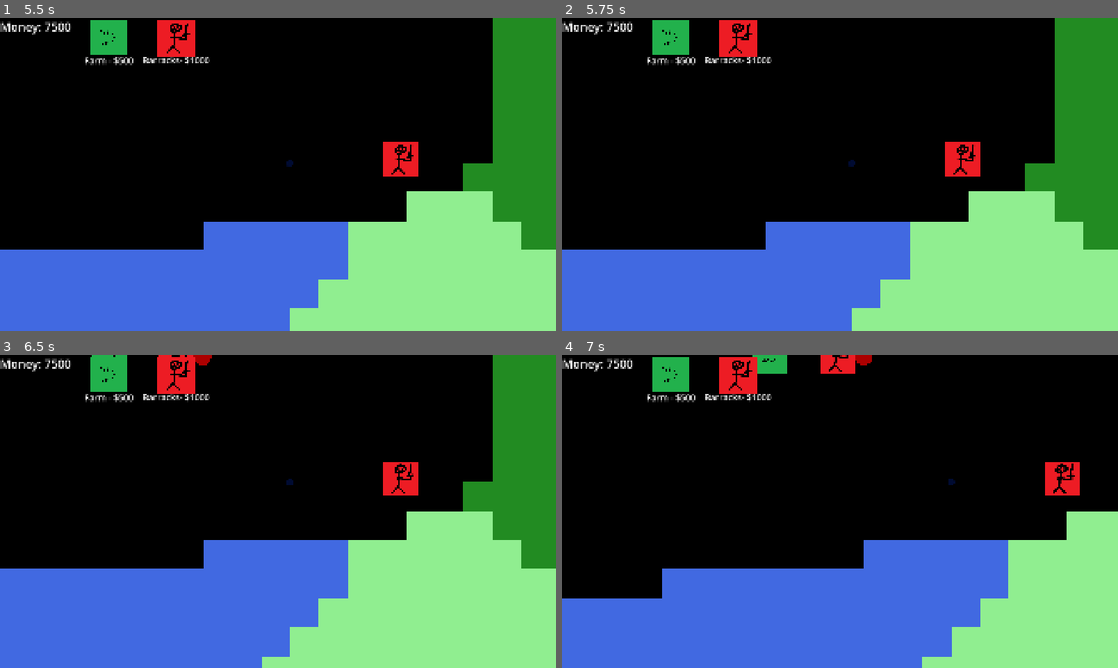
Above: before the commit, frames 1-4 (two rows, left to right).
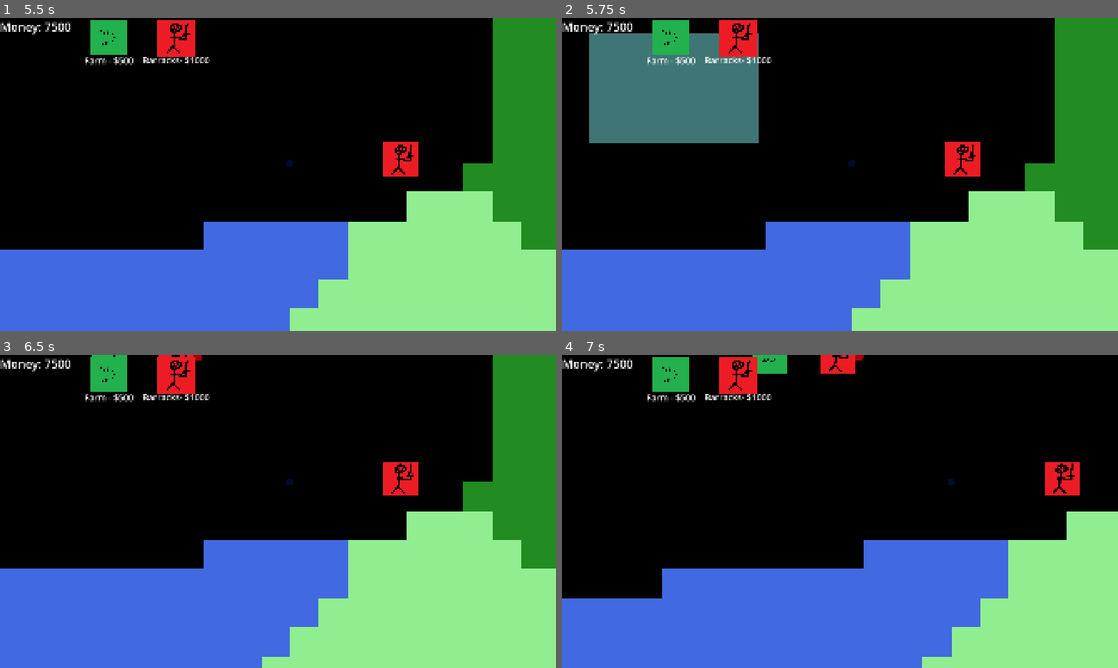
Above: after the commit, the same moments.

Repository: NathanBerglas/ROR-Testing
Game: Godot game, scene res://scenes/main.tscn
Two runs of this game, one before a commit and one after it. Both use one fixed random seed, a clock stepped at 60 frames per second and the inputs below.
Inputs (mouse positions are in pixels of both pictures, inside the frame that each line leads up to):
- Up to frame 1 (5.5 s): click (105, 36) at 0.5 s; click (177, 36) at 1.25 s; click (105, 36) at 2 s; click (177, 36) at 2.75 s; click (105, 36) at 3.5 s; click (177, 36) at 4.25 s; tap Enter at 5 s; move the mouse to (400, 158) at 5.02 s; press the mouse at (400, 158) at 5.03 s
- Up to frame 2 (5.75 s): no input
- Up to frame 3 (6.5 s): move the mouse to (166, 527) at 5.77 s; release the mouse at (166, 527) at 5.78 s; tap S (move_camera_down) at 5.85 s; click (166, 527) at 6.05 s
- Up to frame 4 (7 s): move the mouse to (895, 442) at 6.52 s; hold A (move_camera_left) from 6.53 s (still down); click (895, 442) at 6.8 s

Frame 1 is identical in both runs. In frame 2, 9.7% of the frame differs, in the area x 4-36%, y 4-40%; in frame 3, less than 0.1%; in frame 4, less than 0.1%.

Commit message:
Added cool rectangle selection box

Diff:
--- a/scenes/Meeples/meepleControl.tscn
+++ b/scenes/Meeples/meepleControl.tscn
@@ -15,3 +15,10 @@
 position = Vector2(1000, 500)
 scale = Vector2(0.2, 0.2)
 texture = ExtResource("3_hkl3t")
+
+[node name="ColorRect" type="ColorRect" parent="."]
+modulate = Color(0.537255, 1, 1, 0.458824)
+offset_left = 92.0
+offset_top = 49.0
+offset_right = 678.0
+offset_bottom = 432.0
--- a/scenes/prefabs/meeple.tscn
+++ b/scenes/prefabs/meeple.tscn
@@ -6,8 +6,8 @@
 [sub_resource type="PhysicsMaterial" id="PhysicsMaterial_y4nmv"]
 friction = 0.0
 
-[sub_resource type="RectangleShape2D" id="RectangleShape2D_y4nmv"]
-size = Vector2(66, 66)
+[sub_resource type="CircleShape2D" id="CircleShape2D_y4nmv"]
+radius = 16.0312
 
 [node name="Meeple" type="Node2D" node_paths=PackedStringArray("sprite")]
 script = ExtResource("1_y4nmv")
@@ -20,10 +20,10 @@
 linear_damp = 2.0
 
 [node name="CollisionShape2D" type="CollisionShape2D" parent="RigidBody2D"]
-shape = SubResource("RectangleShape2D_y4nmv")
+shape = SubResource("CircleShape2D_y4nmv")
 
 [node name="Sprite2D" type="Sprite2D" parent="RigidBody2D"]
 texture_filter = 1
 texture_repeat = 1
-scale = Vector2(0.5, 0.5)
+scale = Vector2(0.25, 0.25)
 texture = ExtResource("1_qxbsp")
--- a/scripts/Buildings/barracks.gd
+++ b/scripts/Buildings/barracks.gd
@@ -18,12 +18,7 @@
 	if spawnTimer >= 5:
 		var instance = p.meeple_prefab.instantiate()
 
-		# Set instance's data
-		#instance.set_global_position(self.get_global_position())
-		#print("Barracks here: " + str(self.get_global_position()))
-		# Create instance
-		#print("Meeple here: " + str(instance.get_global_position()))
 		add_child(instance)
 		p.group[0].push_back(instance)
-		#print("Meeple here: " + str(instance.get_global_position()))
+
 		spawnTimer = 0
--- a/scripts/Meeples/meeple.gd
+++ b/scripts/Meeples/meeple.gd
@@ -10,12 +10,10 @@
 var selected = false #Determines if a meeple is selected
 var dest = null #destination of a meeple
 
+var size = 1 #Size of the ARMY hashtag troops slay
 
 var min_distance = 9 # Squared
-func _ready():
-	print("Spawned meeple: " + str(self.get_global_position()))
 
-#var target = Vector2(0,0)
 
 func _physics_process(delta): #runs on each meeple every tick
 
@@ -38,7 +36,7 @@
 	return false
 
 func hasMouse(): #Checks if the mouse is within the meeple
-	var radius = 800 #should be set to meeple radius squared
+	var radius = 220 #should be set to meeple radius squared
 	var mousePos = get_global_mouse_position()
 
 	var dif = rb.global_position - mousePos
--- a/scripts/Meeples/meeple_control.gd
+++ b/scripts/Meeples/meeple_control.gd
@@ -2,12 +2,22 @@
 
 @export var targetMarker: Sprite2D
 @export var meeple_prefab: PackedScene
+@onready var selection_box = $ColorRect
+
 
 var group: Array[Array] = [[]]
 var group_targets: Array[Vector2] = [Vector2(1000,500)]
 var teammates = []
 
-func _process(_delta):
+var selecting = Vector2(0,0)
+var selectingTime = 0
+
+func _ready() -> void:
+	selection_box.visible = false
+
+
+
+func _process(delta):
 	if Input.is_action_just_pressed("spawn_meeple"):
 		var instance = meeple_prefab.instantiate()
 
@@ -38,12 +48,56 @@
 				m.dest = group_targets[0]
 				m.selected = false
 
-	elif Input.is_action_just_pressed("select"):
-		var hit = false
-		for m in group[0]:
-			if m.hasMouse():
-				m.selected = true
-				hit = true
-		if hit == false:
+	elif Input.is_action_just_pressed("select") and teammates[0].buildingDraggin == null:
+		selecting = get_global_mouse_position()
+		selectingTime = 0
+		#var hit = false
+		#for m in group[0]:
+			#if m.hasMouse():
+				#m.selected = true
+				#hit = true
+		#if hit == false:
+			#for m in group[0]:
+				#m.selected = false
+
+
+	elif Input.is_action_pressed("select") and teammates[0].buildingDraggin == null:
+		selectingTime += delta
+		if selectingTime > 0.5:
+			selection_box.visible = true
+			update_selection_box()
+
+	elif Input.is_action_just_released("select"):
+		if selectingTime < 0.5:
+			var hit = false
 			for m in group[0]:
-				m.selected = false
+				if m.hasMouse():
+					m.selected = true
+					hit = true
+			if hit == false:
+				for m in group[0]:
+					m.selected = false
+		else:
+			var rect = Rect2(selection_box.global_position, selection_box.size)
+
+			for m in group[0]:
+				if rect.has_point(m.global_position):
+					m.selected = true
+
+
+		selecting = false
+		selection_box.visible = false
+
+
+func update_selection_box():
+	var top_left = selecting
+	var size = (get_global_mouse_position() - top_left).abs()
+	if (get_global_mouse_position() - selecting).x < 0 and (get_global_mouse_position() - selecting).y < 0:
+		top_left -= size
+	elif (get_global_mouse_position() - selecting).x < 0 and (get_global_mouse_position() - selecting).y > 0:
+		top_left.x -= size.x
+	elif (get_global_mouse_position() - selecting).x > 0 and (get_global_mouse_position() - selecting).y < 0:
+		top_left.y -= size.y
+
+	selection_box.global_position = top_left
+	selection_box.size = size
